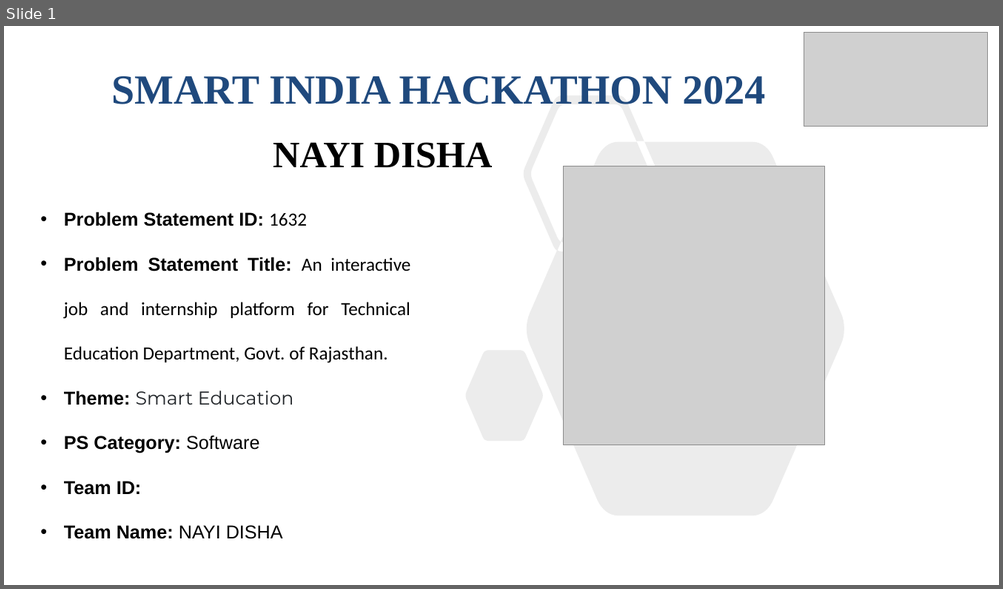
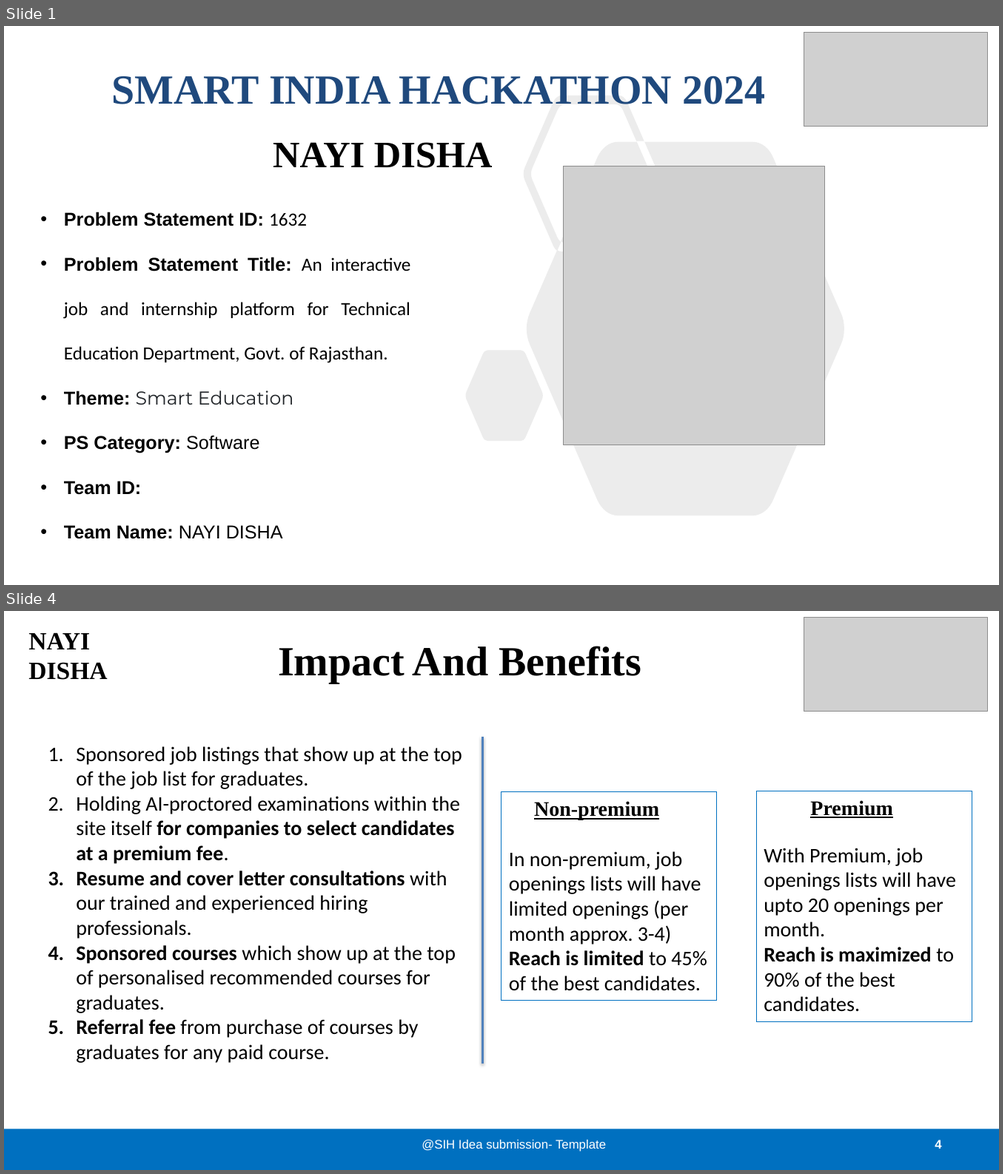
Before and after one commit to Bada-Don/SIH-24, a slide deck: Presentations/Nayi Disha_4.pptx. Shown one above the other, each under a label of ours: slide 1 before the commit, slides 1 and 4 after it; the slides between them are not shown. The pictures are 1003x589 and 1003x1174 pixels, drawn with LibreOffice and Linux fonts; fonts in the diff are those of the drawing; grey boxes stand for pictures. Boxes give left, top, right and bottom in pixels: in the first picture for what was removed or moved away, otherwise in the second. Text is boxed around its words. In the diff, an @@ line names an element or a change of style, - is before the commit and + after.

Commit message:
Courses section

```diff
--- a/Presentations/Nayi Disha_4.pptx
+++ b/Presentations/Nayi Disha_4.pptx
@@ slide 4 added at (4, 611, 999, 1170), background #FFFFFF @@
@@ text added at (28, 632, 107, 680), 24 pt, text #000000, bold @@
+NAYI DISHA
@@ picture added at (804, 618, 987, 712) @@
@@ text added at (278, 646, 641, 684), 40 pt, text #000000, bold @@
+Impact And Benefits
@@ line added from (482, 737) to (482, 1064), #4F81BD 2 pt @@
@@ text added at (76, 746, 462, 1063), 20 pt, text #000000 @@
+1. Sponsored job listings that show up at the top of the job list for graduates.
+2. Holding AI-proctored examinations within the site itself for companies to select candidates at a premium fee.
+3. Resume and cover letter consultations with our trained and experienced hiring professionals.
+4. Sponsored courses which show up at the top of personalised recommended courses for graduates.
+5. Referral fee from purchase of courses by graduates for any paid course.
@@ rectangle added at (502, 792, 717, 1000), outline #0070C0 0.75 pt, 20 pt, text #000000 @@
+Non-premium
+In non-premium, job openings lists will have limited openings (per month approx. 3-4)
+Reach is limited to 45% of the best candidates.
@@ rectangle added at (756, 791, 971, 1022), outline #0070C0 0.75 pt, 20 pt, text #000000 @@
+Premium
+With Premium, job openings lists will have upto 20 openings per month.
+Reach is maximized to 90% of the best candidates.
@@ rectangle added at (4, 1130, 999, 1170), fill #0070C0 @@
@@ text added at (421, 1140, 606, 1152), 12 pt, text #FFFFFF @@
+@SIH Idea submission- Template
@@ page number added at (934, 1140, 941, 1149), 12 pt, text #FFFFFF, bold @@
+4
```
Also in this commit, not shown: 2 slides changed, 1 other slide added, 1 slide removed, 3 other files.
